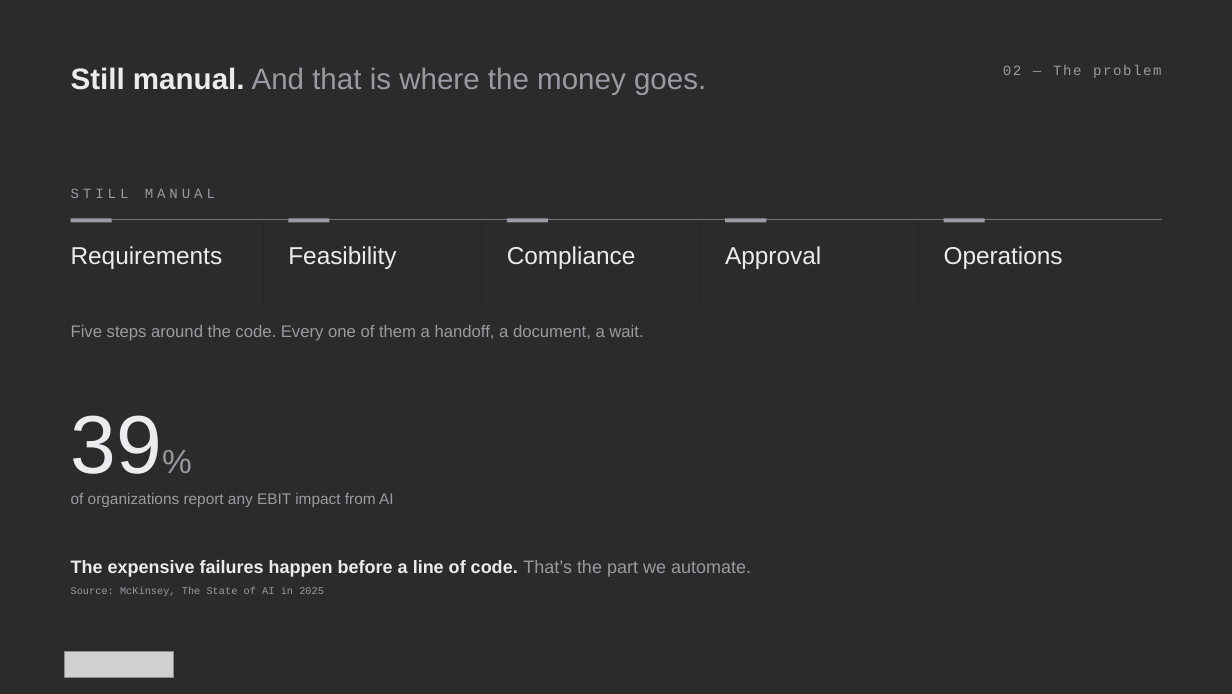
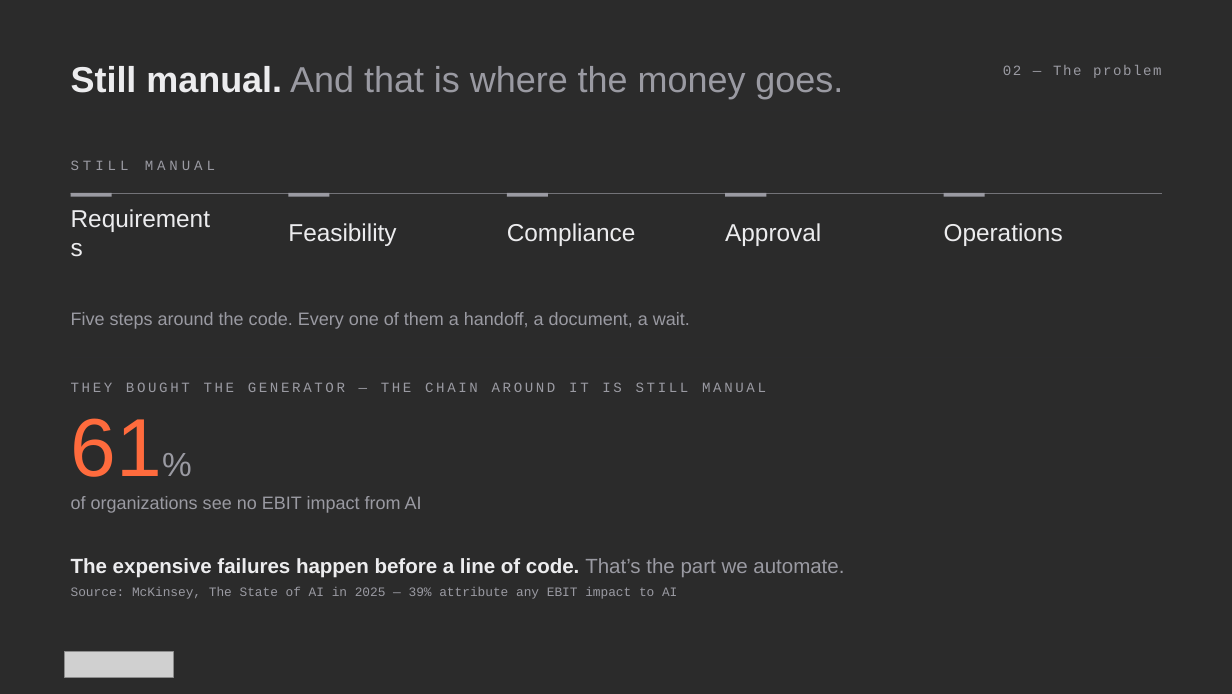
Before and after one commit to athenarunai-gif/Athena, a slide deck: slide 2 of deck/Pitch_Deck_AthenaRun_v2.pptx. Drawn at 1232x694 pixels with LibreOffice and Linux fonts; fonts in the diff are those of the drawing; grey boxes stand for pictures; background and template pictures are left out; a plain dark background stands for a picture behind light text. Boxes give left, top, right and bottom in pixels: in the first picture for what was removed or moved away, otherwise in the second. Text is boxed around its words. In the diff, an @@ line names an element or a change of style, - is before the commit and + after.

```diff
--- a/deck/Pitch_Deck_AthenaRun_v2.pptx
+++ b/deck/Pitch_Deck_AthenaRun_v2.pptx
@@ text "Still manual. And that is ..." at (71, 66, 843, 99): size 23 to 28 pt @@
@@ text "STILL MANUAL": place and size @@
-text "STILL MANUAL" at (71, 188, 215, 198)
+text "STILL MANUAL" at (71, 160, 215, 170)
@@ 7 rectangles: place and size @@
-7 rectangles at (70, 218, 1162, 222)
+7 rectangles at (70, 192, 1162, 196)
@@ text "Requirements" rewrapped from (71, 246, 223, 269) to (70, 216, 221, 248) @@
@@ text "Feasibility": place and size @@
-text "Feasibility" at (288, 246, 396, 269)
+text "Feasibility" at (288, 223, 396, 246)
@@ text "Compliance": place and size @@
-text "Compliance" at (507, 246, 636, 269)
+text "Compliance" at (507, 223, 636, 246)
@@ text "Approval": place and size @@
-text "Approval" at (725, 246, 821, 269)
+text "Approval" at (725, 223, 821, 246)
@@ text "Operations": place and size @@
-text "Operations" at (944, 246, 1063, 269)
+text "Operations" at (944, 223, 1063, 246)
@@ text "Five steps around the code. ...": place and size @@
-text "Five steps around the code. ..." at (71, 325, 643, 341)
+text "Five steps around the code. ..." at (71, 312, 690, 329)
@@ text "Five steps around the code. ..." at (71, 312, 690, 329): size 13 to 14 pt @@
@@ text added at (71, 382, 766, 392), 11 pt, text #9A9AA2 @@
+THEY BOUGHT THE GENERATOR — THE CHAIN AROUND IT IS STILL MANUAL
@@ text removed at (71, 415, 162, 474) @@
-39%
@@ text added at (71, 418, 162, 477), 64 pt, text #FF6B3D @@
+61%
@@ text at (71, 496, 422, 513): text changed; size 12 to 14 pt @@
-of organizations report any EBIT impact from AI
+of organizations see no EBIT impact from AI
@@ text "The expensive failures happen before ..." at (71, 558, 844, 577): size 14 to 16 pt @@
@@ text at (71, 587, 677, 599): text changed; size 8 to 10 pt @@
-Source: McKinsey, The State of AI in 2025
+Source: McKinsey, The State of AI in 2025 — 39% attribute any EBIT impact to AI
```
Also in this commit, not shown: 6 other slides changed, 1 slide added, 1 slide removed, 3 other files.
